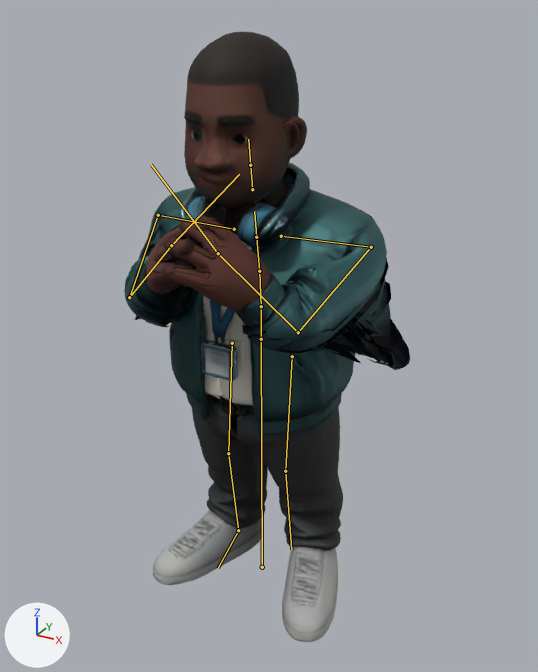
The glTF model web/yard/assets/staff_3.glb as it was, and as the next commit left it.
Rendered twice from a camera (50 mm lens) standing at (1.2, -2.12, 2.1) and looking at (0.06, -0.06, 1.07). The axes (+X, +Y, +Z) are drawn at lower left. The lights are the same throughout. The picture after the commit comes second. Both versions are drawn at frame 47 of the action 'work_1'; the numbers are the values there. The bones that change, and the others that lie on the model, are drawn over the model as lines.

Names of what the first picture shows: 'character'.
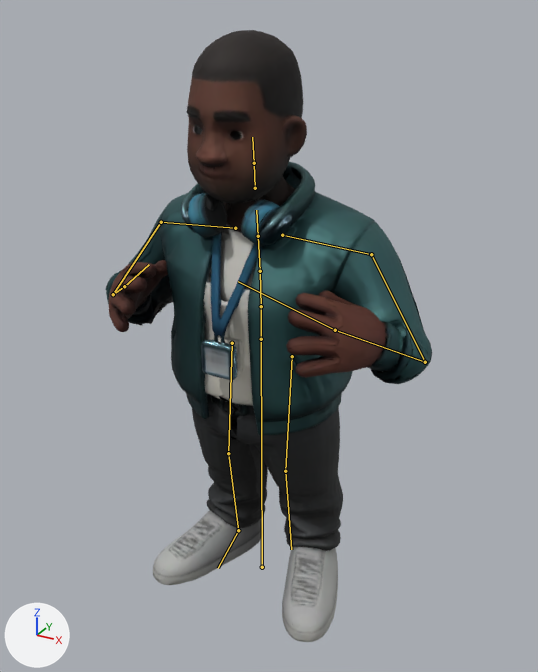
Location of each change, (x1, y1, x2, y2) in pixels of the pictures (538 x 672 px):
'character', posed (14% wider): before (124, 32, 410, 642); after (106, 30, 432, 642)
bone 'Spine', root to tip: before (261, 306) to (259, 271); after (261, 306) to (260, 271)
bone 'Chest', root to tip: before (259, 271) to (256, 237); after (260, 271) to (258, 236)
bone 'LeftShoulder', root to tip: before (281, 236) to (371, 247); after (282, 235) to (371, 254)
bone 'LeftUpperArm', root to tip: before (371, 247) to (298, 332); after (371, 254) to (425, 362)
bone 'LeftLowerArm', root to tip: before (298, 332) to (218, 253); after (425, 362) to (335, 330)
bone 'LeftHand', root to tip: before (218, 253) to (151, 164); after (335, 330) to (238, 281)
bone 'RightShoulder', root to tip: before (234, 229) to (158, 215); after (235, 228) to (161, 222)
bone 'RightUpperArm', root to tip: before (158, 215) to (129, 297); after (161, 222) to (113, 294)
bone 'RightLowerArm', root to tip: before (129, 297) to (171, 245); after (113, 294) to (124, 286)
bone 'RightHand', root to tip: before (171, 245) to (239, 174); after (124, 286) to (149, 264)

The edits, one by one:
Bone 'Spine' (bone_spine) turns from (3, 0, 0) to (2, 0, 0) degrees about its own x, y and z.
Bone 'Chest' (bone_chest) turns from (4, 0, 0) to (3, 0, 0) degrees about its own x, y and z.
Bone 'LeftShoulder' (bone_leftshoulder) turns from (6, 0, 0) to (0, 0, 0) degrees about its own x, y and z.
Bone 'LeftUpperArm' (bone_leftupperarm) turns from (-94, -19, -10) to (-23, -5, -6) degrees about its own x, y and z.
Bone 'LeftLowerArm' (bone_leftlowerarm) turns from (-65, 13, -29) to (-97, -14, -19) degrees about its own x, y and z.
Bone 'LeftHand' (bone_lefthand) turns from (-14, 16, -5) to (-8, 10, -3) degrees about its own x, y and z.
Bone 'RightShoulder' (bone_rightshoulder) turns from (6, 0, 0) to (0, 0, 0) degrees about its own x, y and z.
Bone 'RightUpperArm' (bone_rightupperarm) turns from (-94, 19, 10) to (-23, 5, 6) degrees about its own x, y and z.
Bone 'RightLowerArm' (bone_rightlowerarm) turns from (-66, -13, 30) to (-98, 14, 20) degrees about its own x, y and z.
Bone 'RightHand' (bone_righthand) turns from (-14, -16, 6) to (-8, -10, 3) degrees about its own x, y and z.
